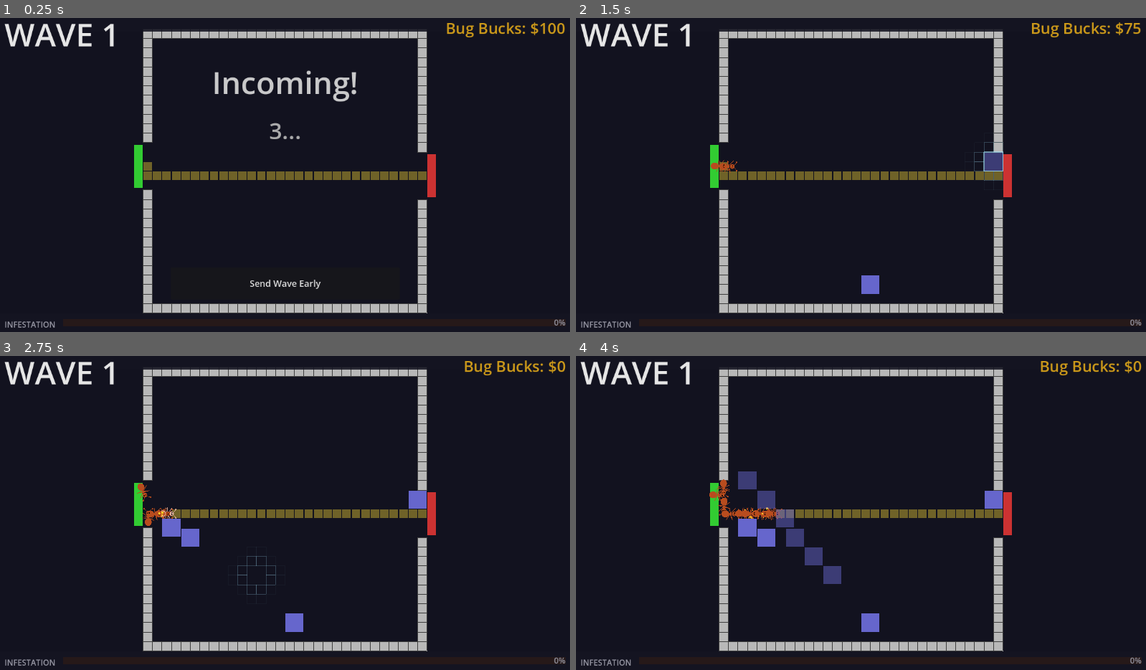
Above: before the commit, frames 1-4 (two rows, left to right).
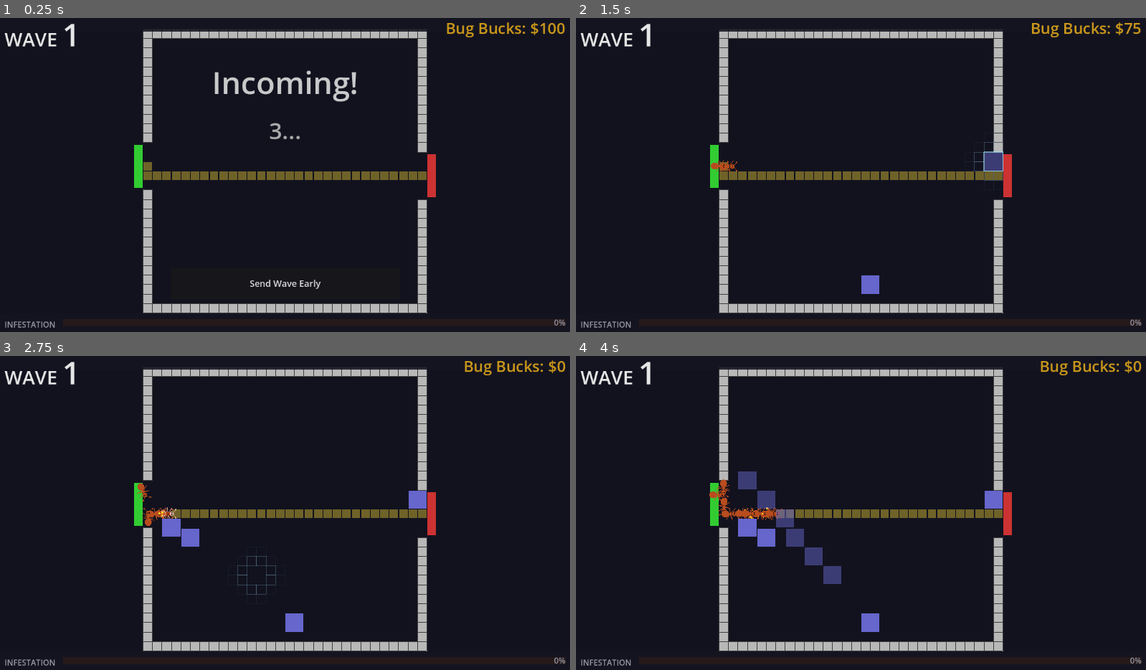
Above: after the commit, the same moments.

Repository: TimGoergen/critter-quitters
Game: Godot game, scene res://Main.tscn
The game is run twice, just before and just after one commit, with the same random seed, the same clock (stepped at 60 frames per second) and the same inputs.
Inputs (mouse positions are in pixels of both pictures, inside the frame that each line leads up to):
- Up to frame 1 (0.25 s): no input
- Up to frame 2 (1.5 s): click "Send Wave Early" at 0.5 s; tap Enter at 1.25 s; move the mouse to (986, 156) at 1.27 s; click (986, 156) at 1.42 s
- Up to frame 3 (2.75 s): tap Space at 2 s; drag from (171, 525) to (256, 572) at 2.02 s
- Up to frame 4 (4 s): move the mouse to (918, 437) at 2.77 s; click (918, 437) at 2.92 s; drag from (832, 572) to (690, 459) at 3.52 s

The runs differ from the first frame. In frame 1, 0.7% of the frame differs, in the area x 0-20%, y 1-10%; in frame 2, 0.7%; in frame 3, 0.7%; in frame 4, 0.7%.

Commit message:
Split wave label into mixed-size BBCode display; update GDD to v0.14
WAVE word now renders at 40% smaller font than the wave number using
RichTextLabel BBCode, with automatic baseline alignment.

GDD v0.14 revises aesthetic direction from ASCII to CGI-cartoon sprites.

Co-Authored-By: Claude Sonnet 4.6 <noreply@anthropic.com>

Diff:
--- a/game/ui/HUD.gd
+++ b/game/ui/HUD.gd
@@ -18,7 +18,7 @@
 const BAR_H:   float = 14.0
 const MARGIN:  float = 12.0
 
-var _wave_label:        Label
+var _wave_label:        RichTextLabel
 var _bucks_label:       Label
 var _infestation_fill:  ColorRect
 var _infestation_label: Label
@@ -54,18 +54,23 @@
 	top_bg.offset_bottom = PANEL_H
 	add_child(top_bg)
 
-	# Wave label floats at the top-left, outside the panel, so the panel background
-	# doesn't need to be tall enough to contain a 64 px glyph — which would push it
-	# down far enough to cover the arena's top wall row.
-	_wave_label             = Label.new()
-	_wave_label.text        = "WAVE 0"
-	_wave_label.offset_left = MARGIN
-	_wave_label.offset_top  = 4.0
-	_wave_label.add_theme_color_override("font_color", COLOR_TEXT)
-	_wave_label.add_theme_font_size_override("font_size", 64)
+	# Wave display floats at the top-left outside the panel (same reason as before).
+	# RichTextLabel mixes font sizes in one node and baseline-aligns runs automatically,
+	# so "WAVE" (small) and the numeral (large) share a common bottom edge without
+	# any manual positioning.
 	var bold_wave_font := SystemFont.new()
 	bold_wave_font.font_weight = 700
-	_wave_label.add_theme_font_override("font", bold_wave_font)
+
+	_wave_label                  = RichTextLabel.new()
+	_wave_label.bbcode_enabled   = true
+	_wave_label.fit_content      = true
+	_wave_label.scroll_active    = false
+	_wave_label.autowrap_mode    = TextServer.AUTOWRAP_OFF
+	_wave_label.custom_minimum_size = Vector2(260, 80)
+	_wave_label.offset_left      = MARGIN
+	_wave_label.offset_top       = 4.0
+	_wave_label.add_theme_font_override("normal_font", bold_wave_font)
+	_wave_label.add_theme_color_override("default_color", COLOR_TEXT)
 	add_child(_wave_label)
 
 	_bucks_label                      = _make_label("Bug Bucks: $0", Vector2(0.0, 0.0), PANEL_H)
@@ -216,7 +221,7 @@
 
 
 func _on_wave_changed(wave: int) -> void:
-	_wave_label.text = "WAVE %d" % wave
+	_wave_label.text = "[font_size=38]WAVE [/font_size][font_size=64]%d[/font_size]" % wave
 
 
 func _on_wave_countdown_changed(seconds_remaining: int) -> void:
Not shown, changed: docs/critter_quitters_gdd_v09.md
